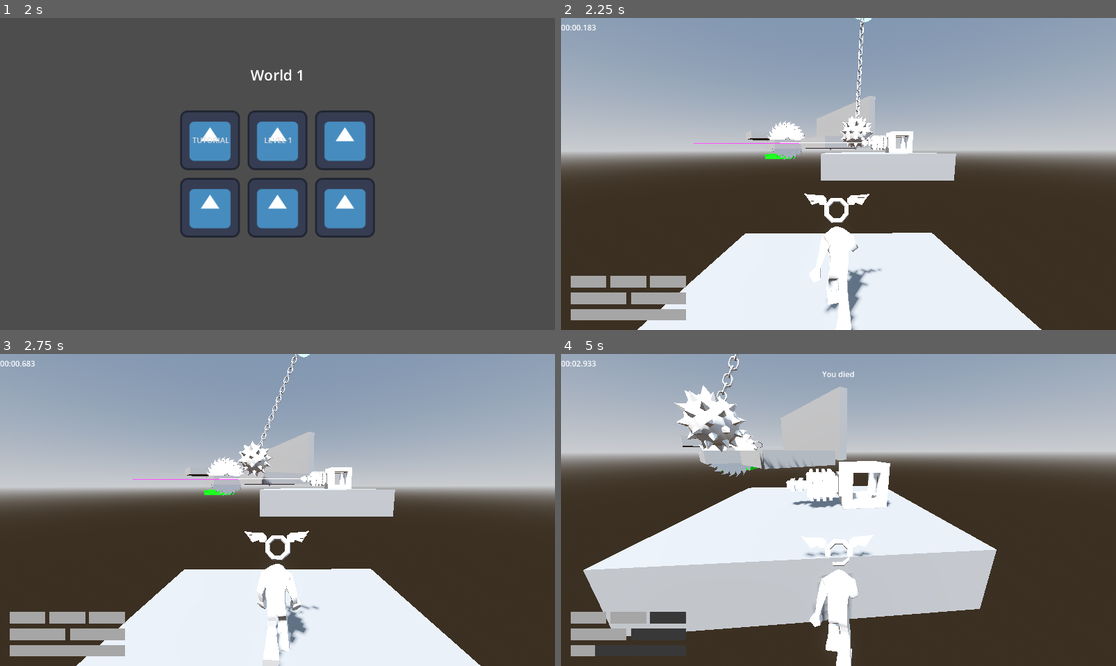
Above: before the commit, frames 1-4 (two rows, left to right).
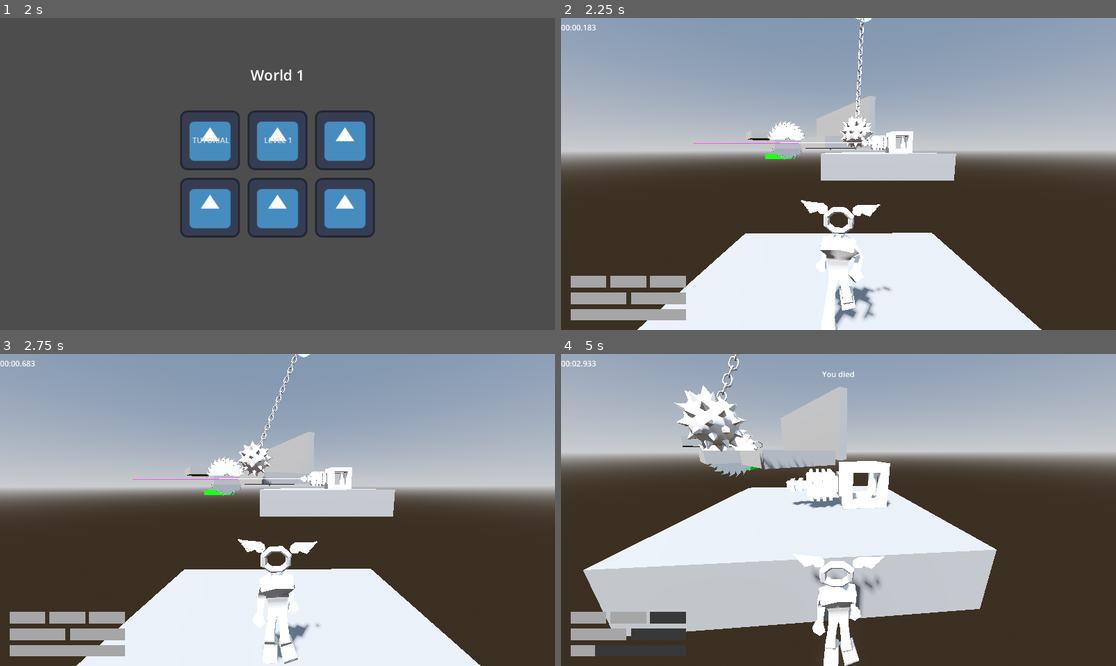
Above: after the commit, the same moments.

Repository: jpvds1/DDJD
Game: Godot game, scene res://scenes/game_controller.tscn
Two runs of this game, one before a commit and one after it. Both use one fixed random seed, a clock stepped at 60 frames per second and the inputs below. The engine's default icon, where the game draws it, is replaced by a stand-in: a white triangle on a blue panel in a dark square.
Inputs (mouse positions are in pixels of both pictures, inside the frame that each line leads up to):
- Up to frame 1 (2 s): click "Continue as Guest" at 0.5 s; click "Play" at 1.25 s
- Up to frame 2 (2.25 s): click "LEVEL 1" at 2 s
- Up to frame 3 (2.75 s): no input
- Up to frame 4 (5 s): move the mouse to (866, 510) at 2.77 s; hold Shift (sprint) 2.78-3.53 s; hold W (move_forwards) from 2.78 s (still down); tap Space (jump) at 3.02, 3.05, 3.32, 3.6, 3.77, 4.07, 4.55 s; move the mouse to (810, 510) at 3.52 s; tap Shift (sprint) at 3.8 s; move the mouse to (849, 503) at 4.27 s; tap Q (dash) at 4.35 s

Frame 1 is identical in both runs. In frame 2, 1.9% of the frame differs, in the area x 43-60%, y 56-100%; in frame 3, 1.6%; in frame 4, 1.8%.

Commit message:
feat(player): add more sprint animations

Diff:
--- a/platformer-game/project.godot
+++ b/platformer-game/project.godot
@@ -20,6 +20,8 @@
 Global="*res://scripts/global.gd"
 Supabase="*uid://by5lp1o4v53wu"
 GlobalInventory="*uid://bloeu58e4066e"
+SettingsManager="*uid://ia3y66hdtkrl"
+AchievementManager="*uid://bdr57re7gcqu"
 
 [global_group]
 
--- a/platformer-game/scenes/player/capsule_character.tscn
+++ b/platformer-game/scenes/player/capsule_character.tscn
@@ -3,40 +3,34 @@
 [ext_resource type="Script" uid="uid://b5luiqoqvaysk" path="res://scripts/player/capsule_character.gd" id="1_5ji0x"]
 [ext_resource type="Script" uid="uid://vbnm1bywq1xw" path="res://scripts/player/stats_manager.gd" id="2_hsymh"]
 [ext_resource type="PackedScene" uid="uid://cu7ms8tx84a0l" path="res://assets/models/player/player.glb" id="2_tui4h"]
+[ext_resource type="Script" uid="uid://bibb1g8hyjvco" path="res://scripts/player/player_animation.gd" id="3_d66dr"]
 [ext_resource type="AnimationLibrary" uid="uid://c7mmexla4wmco" path="res://assets/models/player/player_idle.glb" id="3_vaf6x"]
 [ext_resource type="PackedScene" uid="uid://yixnuy1qohl7" path="res://assets/models/cosmetics/wings.glb" id="4_vaf6x"]
-[ext_resource type="AnimationLibrary" uid="uid://bmdjngcwo33tw" path="res://assets/models/player/player_sprint.glb" id="5_grw1r"]
 [ext_resource type="AnimationLibrary" uid="uid://bv5rxn1v0rm0u" path="res://assets/models/player/player_jump.glb" id="5_j3xf5"]
 [ext_resource type="AnimationLibrary" uid="uid://d0pl7dnrguu8o" path="res://assets/models/player/player_walk.glb" id="6_j3xf5"]
-
-[sub_resource type="AnimationNodeBlend3" id="AnimationNodeBlend3_y10x5"]
-
-[sub_resource type="AnimationNodeAnimation" id="AnimationNodeAnimation_d66dr"]
-animation = &"player_idle/idle"
+[ext_resource type="AnimationLibrary" uid="uid://ytik3vfe0jp" path="res://assets/models/player/player_sprint.glb" id="7_d66dr"]
 
 [sub_resource type="AnimationNodeAnimation" id="AnimationNodeAnimation_jhmas"]
-animation = &"player_jump/jump"
+animation = &"player_sprint/forward"
 
 [sub_resource type="AnimationNodeAnimation" id="AnimationNodeAnimation_1rnx0"]
-animation = &"player_sprint/sprint"
+animation = &"player_sprint/backwards"
 
 [sub_resource type="AnimationNodeAnimation" id="AnimationNodeAnimation_1bcb6"]
-animation = &"player_walk/walk"
-
-[sub_resource type="AnimationNodeBlendTree" id="AnimationNodeBlendTree_c45w8"]
-graph_offset = Vector2(102.26117, 13.093536)
-nodes/output/position = Vector2(900, 220)
-nodes/Sprint/node = SubResource("AnimationNodeAnimation_1rnx0")
-nodes/Sprint/position = Vector2(380, 400)
-nodes/Idle/node = SubResource("AnimationNodeAnimation_d66dr")
-nodes/Idle/position = Vector2(340, 60)
-nodes/Walk/node = SubResource("AnimationNodeAnimation_1bcb6")
-nodes/Walk/position = Vector2(340, 240)
-nodes/Jump/node = SubResource("AnimationNodeAnimation_jhmas")
-nodes/Jump/position = Vector2(780, 20)
-nodes/Blend3/node = SubResource("AnimationNodeBlend3_y10x5")
-nodes/Blend3/position = Vector2(640, 140)
-node_connections = [&"output", 0, &"Blend3", &"Blend3", 0, &"Idle", &"Blend3", 1, &"Walk", &"Blend3", 2, &"Sprint"]
+animation = &"player_sprint/left"
+
+[sub_resource type="AnimationNodeAnimation" id="AnimationNodeAnimation_c45w8"]
+animation = &"player_sprint/right"
+
+[sub_resource type="AnimationNodeBlendSpace2D" id="AnimationNodeBlendSpace2D_obk33"]
+blend_point_0/node = SubResource("AnimationNodeAnimation_jhmas")
+blend_point_0/pos = Vector2(0, 1)
+blend_point_1/node = SubResource("AnimationNodeAnimation_1rnx0")
+blend_point_1/pos = Vector2(0, -1)
+blend_point_2/node = SubResource("AnimationNodeAnimation_1bcb6")
+blend_point_2/pos = Vector2(-1, 0)
+blend_point_3/node = SubResource("AnimationNodeAnimation_c45w8")
+blend_point_3/pos = Vector2(1, 0)
 
 [sub_resource type="BoxShape3D" id="BoxShape3D_x7pql"]
 size = Vector3(0.81030273, 1.636039, 0.2841797)
@@ -114,35 +108,40 @@
 script = ExtResource("1_5ji0x")
 
 [node name="Visuals" parent="." unique_id=1845075672 instance=ExtResource("2_tui4h")]
-transform = Transform3D(-1, 0, -8.742278e-08, 0, 1, 0, 8.742278e-08, 0, -1, 0, 0, 0)
+script = ExtResource("3_d66dr")
 
 [node name="Skeleton3D" parent="Visuals/Armature" parent_id_path=PackedInt32Array(1845075672, 1978781392) index="0" unique_id=208187525]
-bones/0/position = Vector3(0.28413665, 1.043211, -72.668686)
-bones/0/rotation = Quaternion(-0.7164022, -0.0065697683, -0.005012034, 0.69763863)
-bones/1/rotation = Quaternion(0.008044599, -0.0010735022, -0.0009858861, 0.9999666)
-bones/2/rotation = Quaternion(0.008879403, -0.021636622, 0.0010653721, 0.999726)
-bones/3/rotation = Quaternion(0.008826754, -0.021608707, 0.0014434119, 0.9997266)
-bones/4/rotation = Quaternion(-0.023688922, 0.0073856916, -0.01263438, 0.9996123)
-bones/5/rotation = Quaternion(0.048196916, -0.014846555, 0.03154651, 0.99822915)
-bones/7/rotation = Quaternion(0.545025, 0.4271425, -0.6112303, 0.38326815)
-bones/8/position = Vector3(5.8269643e-07, 12.347598, 5.5259097e-06)
-bones/8/rotation = Quaternion(0.42102507, 0.18949248, 0.14562418, 0.8749995)
-bones/9/rotation = Quaternion(-0.01782802, -7.3618256e-05, 0.2522427, 0.9674998)
-bones/11/rotation = Quaternion(0.5736821, -0.42480552, 0.55391544, 0.42849362)
-bones/12/rotation = Quaternion(0.45227867, -0.13534349, -0.1614457, 0.866638)
-bones/13/rotation = Quaternion(0.009912263, -1.482689e-05, -0.23405032, 0.97217405)
-bones/14/position = Vector3(-8.046627e-07, 20.167395, -2.1746382e-06)
-bones/15/rotation = Quaternion(0.039682675, 0.059003234, 0.9971156, -0.02654263)
-bones/16/rotation = Quaternion(-0.2092277, -0.07758976, -0.0007306187, 0.9747836)
-bones/17/rotation = Quaternion(0.5032476, -0.008436597, 0.00093430886, 0.8641006)
-bones/18/rotation = Quaternion(0.38848367, -0.01593852, 0.006762011, 0.921293)
-bones/20/rotation = Quaternion(-0.12320265, 0.060724493, 0.9888228, 0.057991818)
-bones/21/rotation = Quaternion(-0.17207843, 0.0320105, 0.009213135, 0.98451996)
-bones/22/rotation = Quaternion(0.45495754, 0.031836696, 0.019202895, 0.8897367)
-bones/23/rotation = Quaternion(0.38876563, 0.015793823, -0.006665527, 0.92117727)
+bones/0/position = Vector3(-0.090665, 0.5979409, -66.405876)
+bones/0/rotation = Quaternion(-0.70392025, 0.0029819873, 0.009955226, 0.710203)
+bones/1/rotation = Quaternion(0.13406645, 0.02050017, 0.0047545657, 0.99074894)
+bones/2/rotation = Quaternion(0.022820158, 0.00538044, 0.0032214297, 0.99972)
+bones/3/rotation = Quaternion(0.022840329, 0.0051639373, 0.003137049, 0.99972093)
+bones/4/rotation = Quaternion(0.007269065, -0.004236038, 0.008110362, 0.99993175)
+bones/5/rotation = Quaternion(-0.10790026, -0.026969448, -0.045507003, 0.9927534)
+bones/7/position = Vector3(5.111101, 10.3621855, 0.08810073)
+bones/7/rotation = Quaternion(0.6589791, 0.3098216, -0.5981536, 0.33461833)
+bones/8/position = Vector3(4.389299e-06, 12.347593, 6.538542e-06)
+bones/8/rotation = Quaternion(0.41110715, 0.119412, -0.23888327, 0.8715886)
+bones/9/position = Vector3(6.8974814e-06, 18.454206, 7.5588065e-07)
+bones/9/rotation = Quaternion(-0.03292961, -8.776395e-05, 0.46594673, 0.8841999)
+bones/11/position = Vector3(-5.111101, 10.3623905, -0.09290023)
+bones/11/rotation = Quaternion(0.6628483, -0.30085596, 0.6050115, 0.32261255)
+bones/12/position = Vector3(-8.326178e-06, 12.347601, -5.2332243e-06)
+bones/12/rotation = Quaternion(0.30377868, -0.021119276, 0.040239282, 0.95165825)
+bones/13/position = Vector3(-2.1738356e-06, 18.451986, 3.913437e-06)
+bones/13/rotation = Quaternion(0.01525836, 0.00012389146, -0.36038882, 0.93267745)
+bones/14/position = Vector3(3.1141392e-06, 20.167393, 9.1612793e-07)
+bones/15/rotation = Quaternion(0.004787967, 0.35299292, 0.9345652, -0.04428452)
+bones/16/rotation = Quaternion(-0.64476097, -0.053163715, 0.050048027, 0.7608891)
+bones/17/rotation = Quaternion(0.44008744, -0.0040900805, 0.003104363, 0.8979402)
+bones/18/rotation = Quaternion(0.47749233, -0.12401416, -0.014257398, 0.86972314)
+bones/20/rotation = Quaternion(-0.05448712, 0.27128825, 0.959161, 0.05868581)
+bones/21/rotation = Quaternion(-0.55887604, -0.048353933, 0.04125397, 0.82681173)
+bones/22/rotation = Quaternion(0.57530904, -0.021543466, -0.029953863, 0.8171036)
+bones/23/rotation = Quaternion(0.48057416, 0.015290737, -0.00938013, 0.8767707)
 
 [node name="BoneAttachment3D" type="BoneAttachment3D" parent="Visuals/Armature/Skeleton3D" index="6" unique_id=1249076375]
-transform = Transform3D(0.9939466, -0.03087637, -0.10543724, 0.10737405, 0.06979523, 0.99176586, -0.023263112, -0.9970834, 0.07268801, 1.1771309, 1.0310693, -122.52934)
+transform = Transform3D(0.9992667, 0.03823058, -0.0021509714, -0.004222706, 0.16585578, 0.986141, 0.038057502, -0.98540866, 0.16589563, -1.5313863, 14.152521, -113.942276)
 bone_name = "mixamorig_Head"
 bone_idx = 5
 
@@ -152,13 +151,13 @@
 [node name="AnimationPlayer" type="AnimationPlayer" parent="Visuals" unique_id=1410490377]
 libraries/player_idle = ExtResource("3_vaf6x")
 libraries/player_jump = ExtResource("5_j3xf5")
-libraries/player_sprint = ExtResource("5_grw1r")
+libraries/player_sprint = ExtResource("7_d66dr")
 libraries/player_walk = ExtResource("6_j3xf5")
 
 [node name="AnimationTree" type="AnimationTree" parent="Visuals" unique_id=851465398]
-tree_root = SubResource("AnimationNodeBlendTree_c45w8")
+tree_root = SubResource("AnimationNodeBlendSpace2D_obk33")
 anim_player = NodePath("../AnimationPlayer")
-parameters/Blend3/blend_amount = 0.6699999999999999
+parameters/blend_position = Vector2(0.061538458, -0.98876405)
 
 [node name="Hitbox" type="CollisionShape3D" parent="." unique_id=1754709375]
 transform = Transform3D(1, 0, 0, 0, 1, 0, 0, 0, 1, 0, 0.8235597, -0.045057356)
--- a/platformer-game/scripts/player/capsule_character.gd
+++ b/platformer-game/scripts/player/capsule_character.gd
@@ -147,8 +147,7 @@
 
 	if boost_locked:
 		boost_lock_timer -= delta
-		if boost_lock_timer <= 0.0:
-			boost_locked = false
+		boost_locked = boost_lock_timer <= 0.0
 
 		# Skip all input handling below
 		update_air_state(is_on_floor(), delta)
--- /dev/null
+++ b/platformer-game/scripts/player/player_animation.gd
@@ -0,0 +1,23 @@
+extends Node3D
+
+# ---------------------------------------------------------
+# Node references
+# ---------------------------------------------------------
+
+@onready var animation_tree: AnimationTree = $AnimationTree
+
+# ---------------------------------------------------------
+# Variables
+# ---------------------------------------------------------
+
+
+
+
+# Called when the node enters the scene tree for the first time.
+func _ready() -> void:
+	pass # Replace with function body.
+
+
+# Called every frame. 'delta' is the elapsed time since the previous frame.
+func _process(delta: float) -> void:
+	pass
Binary file changed: platformer-game/assets/models/player/player_sprint.glb
Not shown, changed: platformer-game/assets/models/player/player_sprint.glb.import
Not shown, added: platformer-game/scripts/player/player_animation.gd.uid
